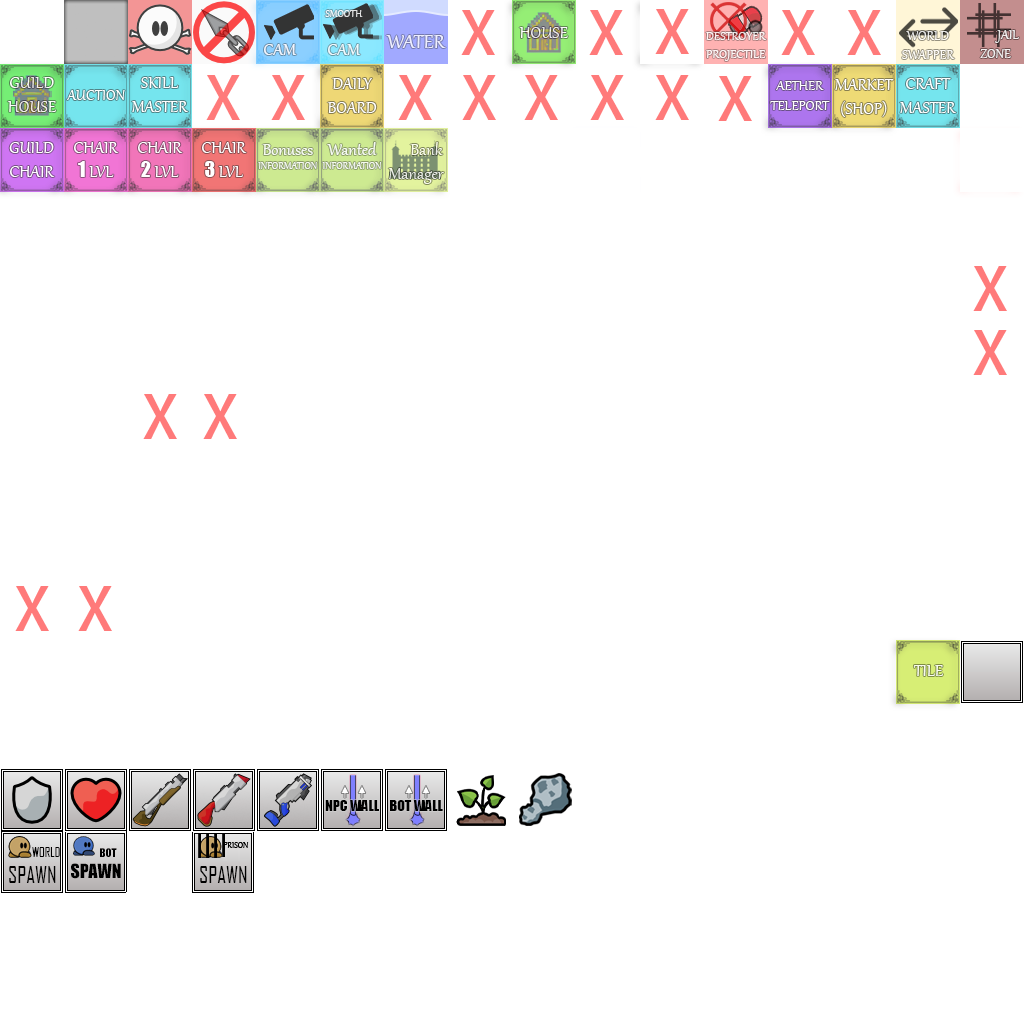
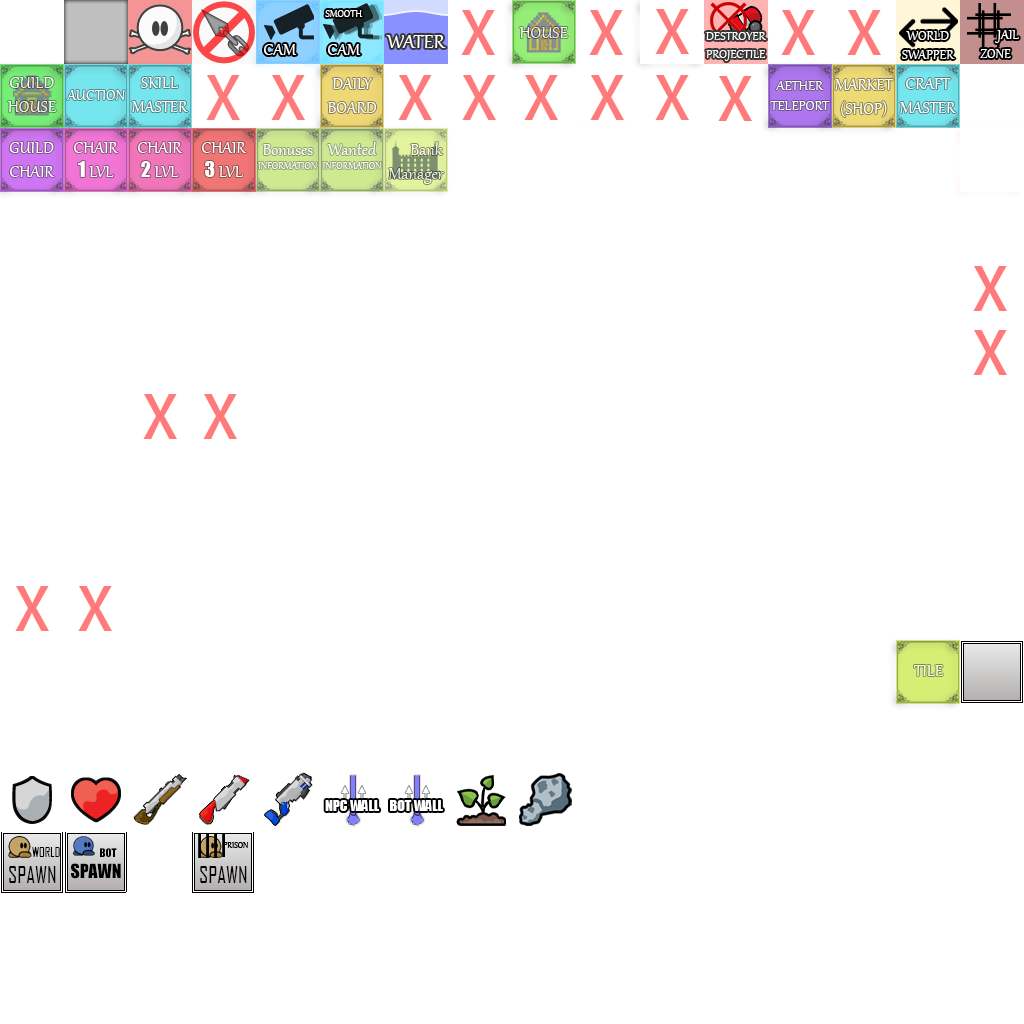
Revision of a layered 1024 × 1024 image; what changed, layer by layer:
"JAIL ZONE": opacity 80% → 100% over [980, 30, 1019, 58]
"jail": opacity 65% → 100% over [967, 3, 1011, 47]
"WORLD SWAPPER": opacity 80% → 100% over [902, 31, 955, 59]
"iconswapper": opacity 70% → 100% over [899, 7, 958, 55]
"icon": opacity 80% → 100% over [705, 32, 767, 61]
"icon_cancel": opacity 70% → 100% over [710, 2, 747, 39]
"proj_s": opacity 70% → 100% over [748, 19, 763, 35]
"proj": opacity 70% → 100% over [727, 5, 763, 37]
"WATER": opacity 77% → 100% over [386, 35, 446, 48]
"water_icon": opacity 45% → 68% over [384, 10, 448, 64]
"ghouse_icon": opacity 54% → 51% over [13, 75, 52, 116]
"Fixed Smooth Cam": opacity 80% → 100% over [312, 0, 386, 64]
"fixedCam_T" (1st of 2, in "Fixed Smooth Cam"): opacity 80% → 100% over [325, 10, 363, 55]
"wallmount-camera" (1st of 2, in "Fixed Smooth Cam"): opacity 100% → 85% over [323, 3, 382, 40]
"fixedCam" (1st of 2, in "Fixed Smooth Cam"): opacity 84% → 65% over [312, 0, 386, 64]
"Fixed Cam": opacity 80% → 100% over [256, 0, 322, 64]
"fixedCam_T" (2nd of 2, in "Fixed Cam"): opacity 80% → 100% over [264, 44, 297, 55]
"wallmount-camera" (2nd of 2, in "Fixed Cam"): opacity 100% → 85% over [264, 4, 314, 40]
"fixedCam" (2nd of 2, in "Fixed Cam"): opacity 84% → 65% over [256, 0, 322, 64]
renamed "Entity" to "EntityAlpha", opacity 100% → 30%, painted on it over [385, 769, 447, 831]
removed layer "Entity" (2nd of 3, in "Npc Wall") from group "Npc Wall" over [321, 769, 383, 831]
added layer "EntityAlpha" (3rd of 3) (30%) above "Weapons" over [321, 769, 383, 831]
added layer "Weapons" above "Gatherning" over [1, 769, 319, 832]
painted on "Entities" over [1, 769, 319, 832]
